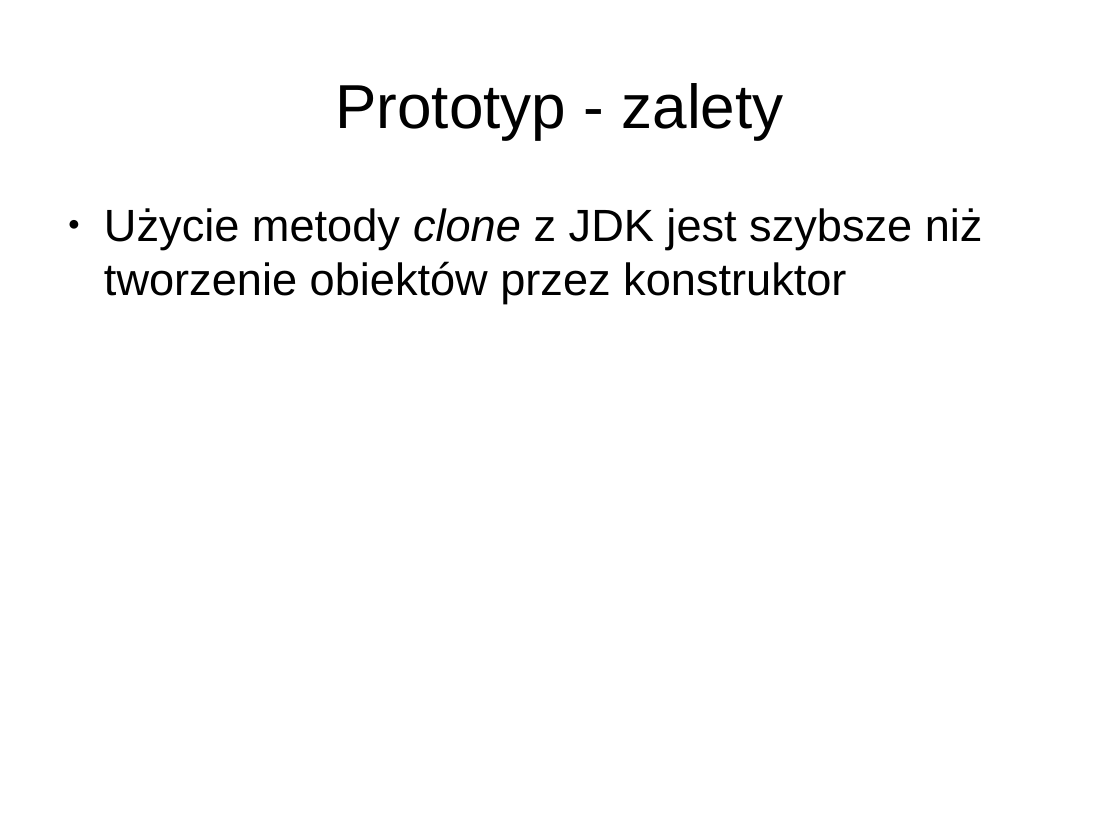
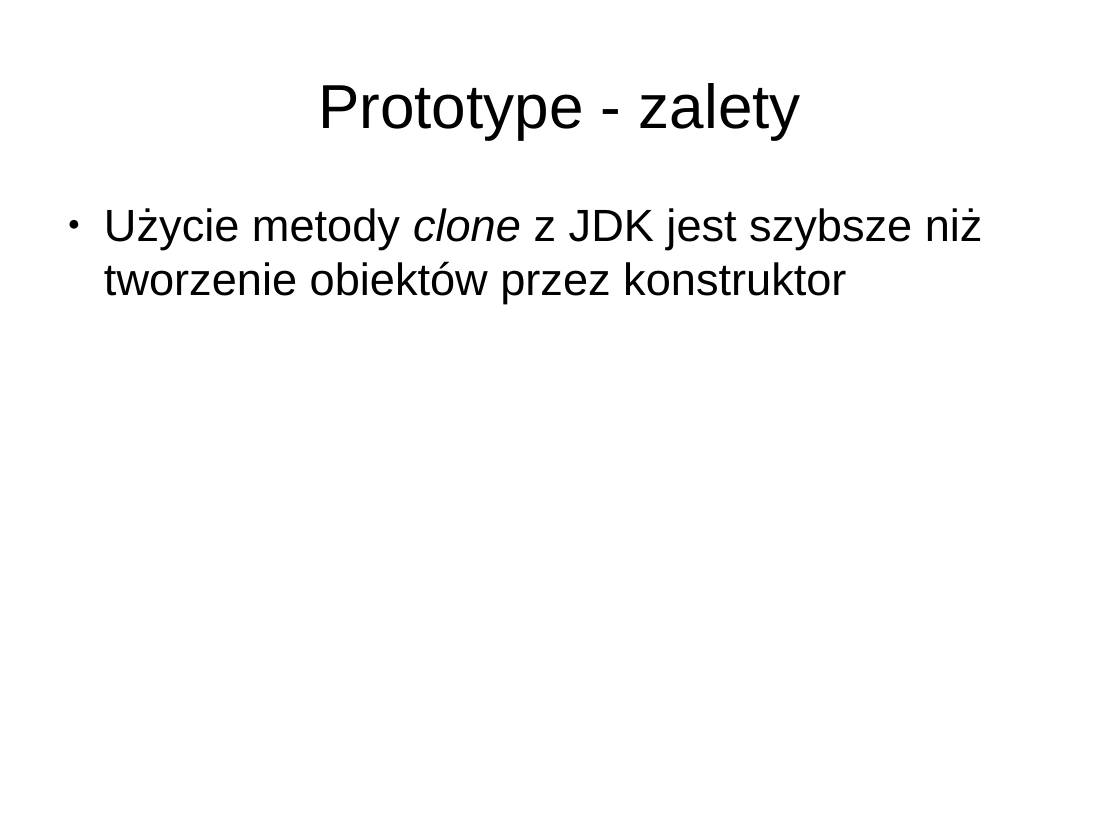
Before and after one commit to anicos/wzorce-projektowe-prezentacja, a slide deck: slide 48 of Part_1.odp. Drawn at 1120x840 pixels with LibreOffice and Linux fonts; fonts in the diff are those of the drawing. Boxes give left, top, right and bottom in pixels: in the first picture for what was removed or moved away, otherwise in the second. Text is boxed around its words. In the diff, an @@ line names an element or a change of style, - is before the commit and + after.

```diff
--- a/Part_1.odp
+++ b/Part_1.odp
@@ title at bbox=[318, 83, 801, 139]: text changed @@
-Prototyp - zalety
+Prototype - zalety
```
Also in this commit, not shown: 9 other slides changed, 1 other file.
